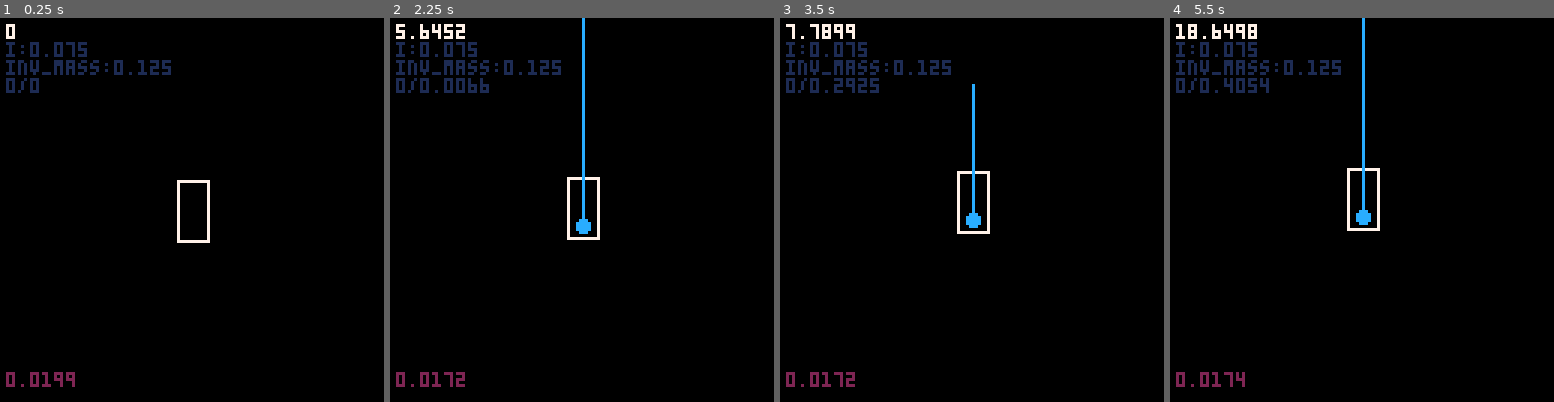
Above: before the commit, frames 1-4 (left to right).
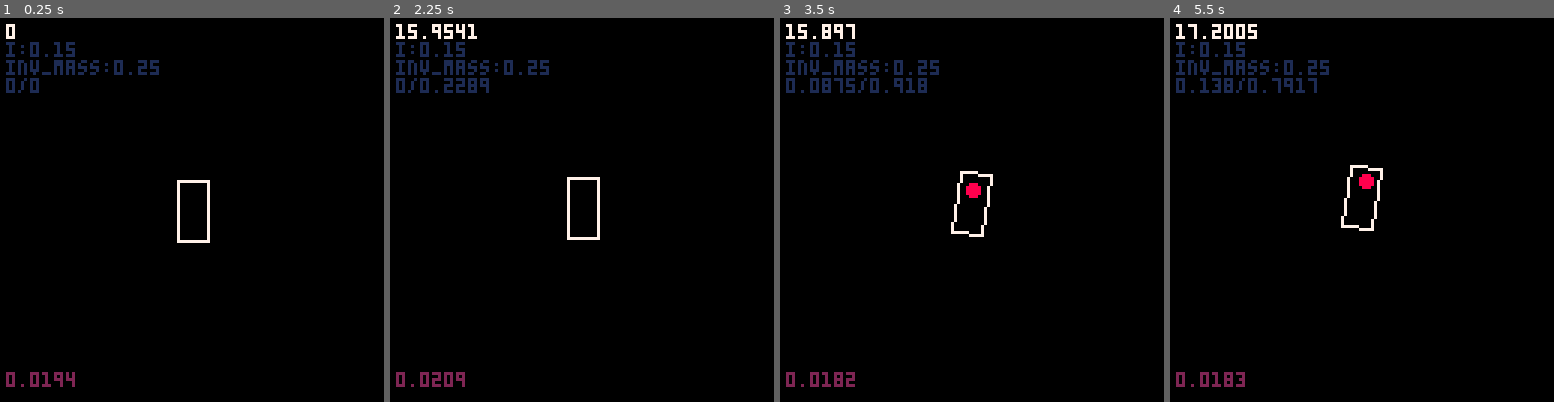
Above: after the commit, the same moments.

Repository: freds72/virtua-on
Game: PICO-8 cartridge carts/physics.p8
Same seed, same stepped clock (60 frames per second), same inputs: the game is played once before the commit and once after it.
Inputs:
- Up to frame 1 (0.25 s): no input
- Up to frame 2 (2.25 s): hold Right 1.6-2.1 s; hold Up from 2.15 s (still down)
- Up to frame 3 (3.5 s): release Up at 2.42 s; hold Right 2.47-3.03 s; hold Left from 3.08 s (still down)
- Up to frame 4 (5.5 s): release Left at 3.58 s; hold Right 4.02-4.68 s; hold Up 4.73-5.03 s; hold Left from 5.08 s (still down)

The runs differ from the first frame. In frame 1, 0.3% of the frame differs, in the area x 14-45%, y 6-93%; in frame 2, 1.3%; in frame 3, 1.9%; in frame 4, 2.1%, in the area x 4-56%, y 0-97%.

Commit message:
basic driving physic working fixed face index

Diff:
--- a/carts/frustum.p8
+++ b/carts/frustum.p8
@@ -251,7 +251,7 @@
 					mapdy=1
 					disty=(mapy+1-y)*ddy
 				end
-				for dist=0,2 do
+				for dist=0,1 do
 					if distx<disty then
 						distx+=ddx
 						mapx+=mapdx
@@ -346,19 +346,17 @@
 
 function is_inside(p,f)
 	local v=track.v
-	local inside,p0=0,v[f[f.ni]]
+	local p0=v[f[f.ni]]
 	for i=1,f.ni do
 		local p1=v[f[i]]
-		if((p0[3]-p1[3])*(p[1]-p0[1])+(p1[1]-p0[1])*(p[3]-p0[3])>=0) inside+=1
+		if((p0[3]-p1[3])*(p[1]-p0[1])+(p1[1]-p0[1])*(p[3]-p0[3])<0) return
 		p0=p1
 	end
-	if inside==f.ni then
-		-- intersection point
-		local t=-v_dot(make_v(v[f[1]],p),f.n)/f.n[2]
-		p=v_clone(p)
-		p[2]+=t
-		return f,p
-	end
+	-- intersection point
+	local t=-v_dot(make_v(v[f[1]],p),f.n)/f.n[2]
+	p=v_clone(p)
+	p[2]+=t
+	return f,p
 end
 
 function find_face(p,oldf)
@@ -615,11 +613,9 @@
  	sort(out)
 	draw_polys(out)
 
-	--[[
 	printb("lap time\n"..time_tostr(time_t),90,2,7,0)
 	printb("time",52,2,7,0)
 	printxl(tostr(flr(time())),64,9)
-	]]
 
 	local cpu=flr(1000*stat(1))/10
 	local mem=flr(100*stat(0))/10
@@ -728,7 +724,7 @@
 			for i=0,borders-1 do
 				-- vertex index
 				local v0=band(shr(bi,i*4),0xf)
-				local v1=(v0+1)%#f.ni
+				local v1=(v0+1)%f.ni
 				-- get border vectors
 				v0,v1=model.v[f[v0+1]],model.v[f[v1+1]]
 				-- make a 2d plane vector
--- a/carts/physics.p8
+++ b/carts/physics.p8
@@ -148,7 +148,7 @@
 local cam=make_cam(5)
 
 function make_plyr(p,a,density)
-	local angle,angularv,rpm,max_rpm=a,0,0,96
+	local steering_angle,angle,angularv,rpm,max_rpm=0,a,0,0,96
 	local velocity={0,0,0}
 	local forces,torque={0,0,0},0
 
@@ -191,50 +191,15 @@
 		-- point velocity
 		local relv=self:pt_velocity(pos)
 		local relv_len=v_dot(relv,relv)
-		-- slip angle
-		local sa,sa_ratio=0,1
-		if true then --relv_len>k_small then
-			--
-			sa=-v_dot(right,relv)
-
- 		-- make sure to keep velocity
- 		-- to compute adjust ratio
- 		local t=abs(sa)/12
-			-- plyr.slip_angles[sensor]=t
-			--sa_ratio*=t
-		end
-
-		-- long. slip
-		relv_len=v_dot(fwd,relv)
-		-- convert rpm to rps
-		local sr=(rpm and 0.3*rpm or relv_len)-relv_len
-		if abs(relv_len)>k_small then
-			sr/=abs(relv_len)
-		end
-		local sr_ratio=sa_ratio*abs(sr)
-		-- todo: include speed
-		if sr_ratio<0.75 then
-			slide=true
-		end
-		-- todo: include terrain quality
-		-- plyr.slip_ratio[sensor]=abs(sr)
-
-		-- adjust long
-		-- 12: 4wd
-		-- 24: 2wd
-		--sr*=24*sr_ratio
-
-		-- limit overall enveloppe
-		--sa*=6*sr_ratio
-
-		-- impulse factors
-		if abs(sa)>0 then
+		-- avoid noise
+		if relv_len>0.1 then
+			local sa=v_dot(relv,right)
 			v_scale(right,sa)
 			self:apply_impulse(right,pos)
 		end
 
-		if abs(sr)>0 then
-			v_scale(fwd,sr)
+		if rpm then
+			v_scale(fwd,rpm)
 			self:apply_force(fwd,pos)
 		end
 
@@ -290,16 +255,18 @@
    ]]
 
 			-- steering angle
-			local steering=1-0.5*angle
+			steering_angle+=da/8
+			local steering=1-0.05*steering_angle
 
 			-- front wheels
-			local c,s=cos(angle),sin(angle)
+			local c,s=cos(steering),sin(steering)
 			add_tireforce(self,1,{c,0,-s},{s,0,c},1)
 			-- rear wheels
 			add_tireforce(self,-1.2,v_right,v_fwd,1,rpm)
 
 		end,
 		apply_force=function(self,f,p)
+			--[[
 			local x0,y0=cam:project(p)
 			circfill(x0,y0,2,12)
 			vf=v_clone(p)
@@ -307,7 +274,7 @@
 			local x1,y1=cam:project(vf)
 			line(x0,y0,x1,y1,12)
 			flip()
-
+			]]
 			v_add(forces,f)
 			torque+=v2_cross(make_v(self.pos,p),f)
 		end,
@@ -334,23 +301,24 @@
 			v_scale(velocity,0.92)
 		end,
 		integrate_v=function(self,dt)
-		 -- update pos & orientation
+		 	-- update pos & orientation
 			v_add(self.pos,velocity,dt)
 			angle+=dt*angularv
 			self.m=make_m_from_euler(0,angle,0)
 
 			self:integrate_forces(dt)
+
+			steering_angle*=0.8
 		end,
 		reset=function(self)
 			forces,torque={0,0,0},0
 		end,
 		update=function(self)
-
 		end
 	}
 end
 
-local plyr=make_plyr({0,0,0},0,1)
+local plyr=make_plyr({0,0,0},0,0.5)
 
 function _update()
 	plyr:control()
